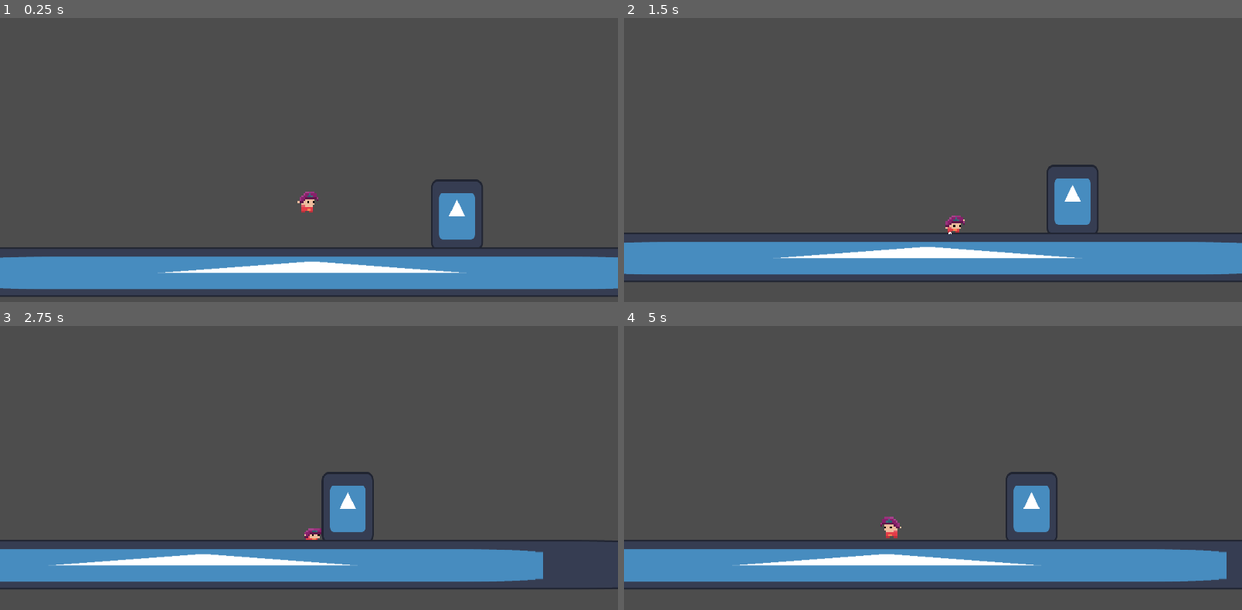
Above: before the commit, frames 1-4 (two rows, left to right).
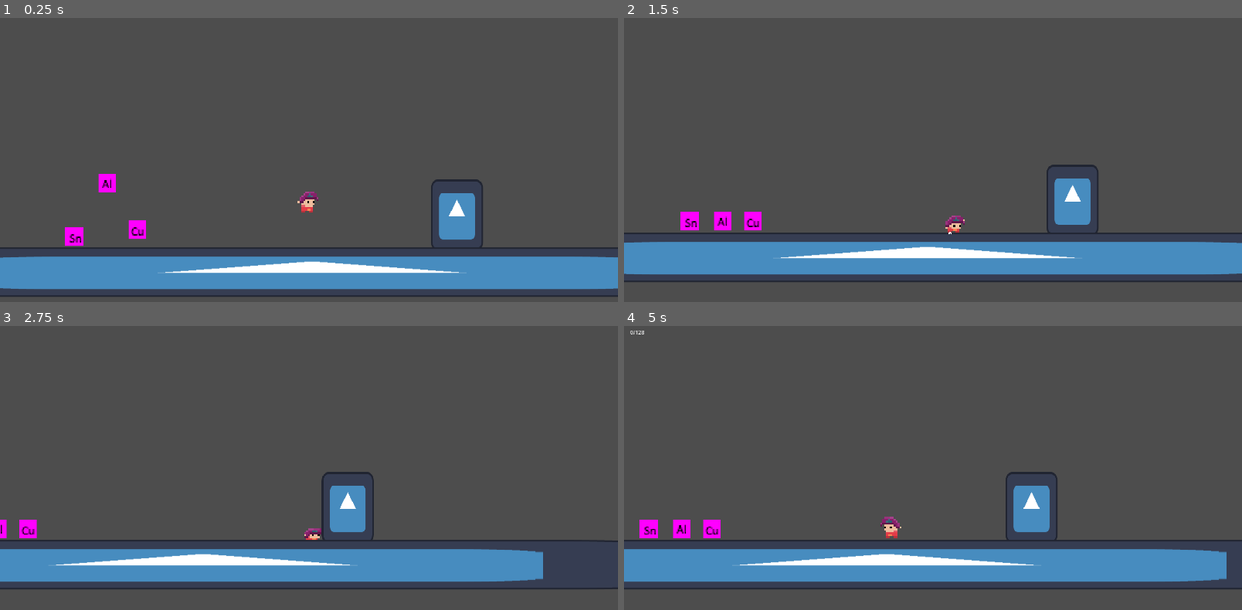
Above: after the commit, the same moments.

Repository: diamonddevv/github-game-off-2024
Game: Godot game, scene res://scenes/main.tscn
Two runs of this game, one before a commit and one after it. Both use one fixed random seed, a clock stepped at 60 frames per second and the inputs below. The engine's default icon, where the game draws it, is replaced by a stand-in: a white triangle on a blue panel in a dark square.
Inputs:
- Up to frame 1 (0.25 s): no input
- Up to frame 2 (1.5 s): hold S (crouch) 0.53-1.28 s; hold D (right) from 0.53 s (still down); tap W (jump) at 0.77 s; tap S (crouch) at 1.35 s
- Up to frame 3 (2.75 s): tap W (jump) at 1.52 s; release D (right) at 2.03 s; hold A (left) from 2.03 s (still down); hold S (crouch) from 2.03 s (still down)
- Up to frame 4 (5 s): release A (left) at 2.78 s; release S (crouch) at 2.78 s; hold D (right) 2.78-4.28 s; tap S (crouch) at 2.85, 4.35 s; tap W (jump) at 3.02, 3.77, 4.52 s; hold S (crouch) 3.53-4.28 s; tap E (open_player_inventory, bound only after the commit) at 4.15 s; tap Enter at 4.25 s; hold A (left) from 4.28 s (still down)

The runs differ from the first frame. In frame 1, 0.6% of the frame differs, in the area x 10-24%, y 54-81%; in frame 2, 0.6%; in frame 3, 0.3%; in frame 4, 0.6%, in the area x 1-16%, y 1-75%.

Commit message:
inventory

Diff:
--- /dev/null
+++ b/prefabs/inventory_screen.tscn
@@ -0,0 +1,25 @@
+[gd_scene load_steps=2 format=3 uid="uid://ctegtd3q4r0il"]
+
+[ext_resource type="Script" path="res://scripts/inventory/inventory_screen.gd" id="1_n8i1e"]
+
+[node name="InventoryScreen" type="CanvasLayer"]
+script = ExtResource("1_n8i1e")
+
+[node name="MarginContainer" type="MarginContainer" parent="."]
+offset_right = 40.0
+offset_bottom = 40.0
+theme_override_constants/margin_left = 20
+theme_override_constants/margin_top = 20
+theme_override_constants/margin_right = 20
+theme_override_constants/margin_bottom = 20
+
+[node name="VBoxContainer" type="VBoxContainer" parent="MarginContainer"]
+layout_mode = 2
+
+[node name="Label" type="Label" parent="MarginContainer/VBoxContainer"]
+layout_mode = 2
+text = "Capacity: xyz"
+
+[node name="Cells" type="GridContainer" parent="MarginContainer/VBoxContainer"]
+layout_mode = 2
+columns = 5
--- /dev/null
+++ b/prefabs/item.tscn
@@ -0,0 +1,34 @@
+[gd_scene load_steps=6 format=3 uid="uid://cdlma6utfm0qh"]
+
+[ext_resource type="Script" path="res://scripts/game/item.gd" id="1_btqs0"]
+[ext_resource type="Texture2D" uid="uid://cginbigbdj7vb" path="res://resources/texture/items.png" id="2_itkf1"]
+
+[sub_resource type="AtlasTexture" id="AtlasTexture_sjly3"]
+atlas = ExtResource("2_itkf1")
+region = Rect2(0, 0, 16, 16)
+
+[sub_resource type="RectangleShape2D" id="RectangleShape2D_3q60i"]
+
+[sub_resource type="RectangleShape2D" id="RectangleShape2D_1imjg"]
+
+[node name="Item" type="RigidBody2D"]
+collision_layer = 0
+collision_mask = 2
+script = ExtResource("1_btqs0")
+
+[node name="Sprite" type="Sprite2D" parent="."]
+scale = Vector2(3, 3)
+texture = SubResource("AtlasTexture_sjly3")
+
+[node name="PickupBox" type="Area2D" parent="."]
+scale = Vector2(3, 3)
+collision_layer = 2
+
+[node name="CollisionShape2D" type="CollisionShape2D" parent="PickupBox"]
+shape = SubResource("RectangleShape2D_3q60i")
+
+[node name="CollisionShape2D" type="CollisionShape2D" parent="."]
+scale = Vector2(3, 3)
+shape = SubResource("RectangleShape2D_1imjg")
+
+[connection signal="body_entered" from="PickupBox" to="." method="_on_pickup_box_body_entered"]
--- a/prefabs/player.tscn
+++ b/prefabs/player.tscn
@@ -1,7 +1,8 @@
-[gd_scene load_steps=14 format=3 uid="uid://8a2k2x5xwnca"]
+[gd_scene load_steps=15 format=3 uid="uid://8a2k2x5xwnca"]
 
 [ext_resource type="Script" path="res://scripts/player/player.gd" id="1_xtbv3"]
 [ext_resource type="Texture2D" uid="uid://ba68d2fixk1s2" path="res://resources/texture/player/player.png" id="2_hnqtq"]
+[ext_resource type="Script" path="res://scripts/inventory/inventory.gd" id="3_crg83"]
 
 [sub_resource type="AtlasTexture" id="AtlasTexture_2q0mh"]
 atlas = ExtResource("2_hnqtq")
@@ -180,3 +181,6 @@
 [node name="CollisionShape2D" type="CollisionShape2D" parent="."]
 position = Vector2(0, 10)
 shape = SubResource("RectangleShape2D_iupei")
+
+[node name="Inventory" type="Node" parent="."]
+script = ExtResource("3_crg83")
--- a/project.godot
+++ b/project.godot
@@ -63,6 +63,12 @@
 , Object(InputEventJoypadButton,"resource_local_to_scene":false,"resource_name":"","device":-1,"button_index":1,"pressure":0.0,"pressed":true,"script":null)
 ]
 }
+open_player_inventory={
+"deadzone": 0.5,
+"events": [Object(InputEventKey,"resource_local_to_scene":false,"resource_name":"","device":-1,"window_id":0,"alt_pressed":false,"shift_pressed":false,"ctrl_pressed":false,"meta_pressed":false,"pressed":false,"keycode":0,"physical_keycode":69,"key_label":0,"unicode":101,"location":0,"echo":false,"script":null)
+, Object(InputEventJoypadButton,"resource_local_to_scene":false,"resource_name":"","device":-1,"button_index":2,"pressure":0.0,"pressed":true,"script":null)
+]
+}
 
 [layer_names]
 
--- /dev/null
+++ b/resources/item.json
@@ -0,0 +1,16 @@
+{
+    "items": [
+        {
+            "texture_idx": 0,
+            "item_name": "Tin"
+        },
+        {
+            "texture_idx": 1,
+            "item_name": "Aluminium"
+        },
+        {
+            "texture_idx": 2,
+            "item_name": "Copper"
+        }
+    ]
+}
--- a/scenes/main.tscn
+++ b/scenes/main.tscn
@@ -1,7 +1,8 @@
-[gd_scene load_steps=4 format=3 uid="uid://x1wnb4p14002"]
+[gd_scene load_steps=5 format=3 uid="uid://x1wnb4p14002"]
 
 [ext_resource type="PackedScene" uid="uid://8a2k2x5xwnca" path="res://prefabs/player.tscn" id="1_fh0k4"]
 [ext_resource type="Texture2D" uid="uid://c166ris5i5wey" path="res://resources/texture/icon.svg" id="2_4hfnb"]
+[ext_resource type="PackedScene" uid="uid://cdlma6utfm0qh" path="res://prefabs/item.tscn" id="3_jimpc"]
 
 [sub_resource type="RectangleShape2D" id="RectangleShape2D_srnl2"]
 size = Vector2(128, 128)
@@ -32,3 +33,14 @@
 
 [node name="CollisionShape2D" type="CollisionShape2D" parent="StaticBody2D"]
 shape = SubResource("RectangleShape2D_srnl2")
+
+[node name="Item" parent="." instance=ExtResource("3_jimpc")]
+position = Vector2(-616, -121)
+
+[node name="Item2" parent="." instance=ExtResource("3_jimpc")]
+position = Vector2(-532, -259)
+item_idx = 1
+
+[node name="Item3" parent="." instance=ExtResource("3_jimpc")]
+position = Vector2(-454, -139)
+item_idx = 2
--- /dev/null
+++ b/scripts/game/item.gd
@@ -0,0 +1,46 @@
+extends Node2D
+class_name Item
+
+const ITEMS_ROW: int = 4
+const ITEMS_W: int = 16
+const ITEMS_H: int = 16
+const ITEMS_SEP: int = 1
+
+const items_json_path: String = "res://resources/item.json"
+
+@onready var sprite: Sprite2D = $Sprite
+
+@export var item_idx: int = 0
+
+var item_name: String = "Tin"
+var item_count: int = 1
+
+func _ready() -> void:
+	_set_item()
+
+
+
+func _on_pickup_box_body_entered(body: Node2D):
+	if body is Player:
+		(body as Player).player_inventory.add_item(item_name, item_count)
+		queue_free()
+
+
+
+func _set_item() -> void:
+	var data: Dictionary = JSON.parse_string(FileAccess.open(items_json_path, FileAccess.READ).get_as_text())["items"][item_idx]
+
+	item_name = data["item_name"]
+	_set_item_texture(data["texture_idx"])
+
+func _set_item_texture(index: int) -> void:
+
+	sprite.texture = sprite.texture.duplicate()
+
+	var x: int = (index % ITEMS_ROW)
+	var y: int = roundi(index / ITEMS_ROW)
+
+	x = ITEMS_W * x + ITEMS_SEP * (x - 1)
+	y = ITEMS_H * y + ITEMS_SEP * (y - 1)
+
+	(sprite.texture as AtlasTexture).region = Rect2i(x, y, ITEMS_W, ITEMS_H)
--- a/scripts/global_manager.gd
+++ b/scripts/global_manager.gd
@@ -1,2 +1,4 @@
 extends Node
 class_name GlobalManagerAutoloaded
+
+var player: Player
--- /dev/null
+++ b/scripts/inventory/inventory.gd
@@ -0,0 +1,30 @@
+extends Node
+class_name Inventory
+
+static var inv_screen_prefab: PackedScene = ResourceLoader.load("res://prefabs/inventory_screen.tscn")
+
+@export var max_size: int = 128
+
+var items: Dictionary
+var capacity: int = 0
+var screen_open: bool = false
+
+func _ready() -> void:
+	items = {}
+
+func open_inventory_screen() -> void:
+	var screen: InventoryScreen = inv_screen_prefab.instantiate()
+	screen.inventory = self
+	get_tree().get_current_scene().add_child(screen)
+
+	screen_open = true
+	await screen.closed
+	screen_open = false
+
+
+func add_item(p_name: String, count: int) -> void:
+	capacity += count
+	if items.has(p_name):
+		items[p_name] += count
+	else:
+		items[p_name] = count
--- /dev/null
+++ b/scripts/inventory/inventory_screen.gd
@@ -0,0 +1,51 @@
+extends CanvasLayer
+class_name InventoryScreen
+
+signal closed()
+
+var inventory: Inventory
+
+@onready var capacity: Label = $MarginContainer/VBoxContainer/Label
+@onready var cells: GridContainer = $MarginContainer/VBoxContainer/Cells
+
+
+func _ready() -> void:
+	_populate()
+
+
+func _process(_delta: float) -> void:
+	if Input.is_action_just_pressed(&"open_player_inventory"):
+		close()
+
+func _populate() -> void:
+	capacity.text = "%s/%s" % [inventory.capacity, inventory.max_size]
+	for item_name in inventory.items:
+		cells.add_child(_make_cell(item_name, inventory.items[item_name]))
+
+func _make_cell(nam: String, count: int) -> ColorRect:
+	var rect: ColorRect = ColorRect.new()
+
+	rect.color = Color.BLACK
+	rect.custom_minimum_size = Vector2(50, 50)
+
+	var n: Label = Label.new()
+	var c: Label = Label.new()
+
+	var center: CenterContainer = CenterContainer.new()
+	center.custom_minimum_size = Vector2(50, 50)
+
+	n.horizontal_alignment = HORIZONTAL_ALIGNMENT_CENTER
+
+	n.text = nam
+	c.text = str(count)
+
+	center.add_child(n)
+
+	rect.add_child(center)
+	rect.add_child(c)
+
+	return rect
+
+func close():
+	closed.emit()
+	self.queue_free()
--- a/scripts/player/player.gd
+++ b/scripts/player/player.gd
@@ -19,10 +19,15 @@
 @onready var land_particle: CPUParticles2D = $Sprite/LandParticle
 @onready var run_particle: CPUParticles2D  = $Sprite/RunParticle
 
+@onready var player_inventory: Inventory = $Inventory
+
 var _jumps_left: int = 0
 var _last_on_ground: bool = false
 var _last_direction: float = 0
 var _crouching: bool = false
+
+func _ready() -> void:
+	GlobalManager.player = self
 
 func _physics_process(delta: float) -> void:
 	_player_movement(delta)
@@ -31,6 +36,10 @@
 
 	_last_on_ground = is_on_floor()
 
+func _process(_delta: float) -> void:
+	if Input.is_action_just_pressed(&"open_player_inventory"):
+		if not player_inventory.screen_open:
+			player_inventory.open_inventory_screen()
 
 func get_grav() -> float:
 	if velocity.y > 0:
@@ -80,7 +89,6 @@
 
 	_player_visual(frame_direction, not is_on_floor())
 
-
 func _player_visual(frame_direction: float, in_air: bool) -> void:
 	if frame_direction != 0:
 		sprite.flip_h = frame_direction < 0
Binary file added: resources/texture/items.png
Not shown, added: resources/texture/items.png.import
